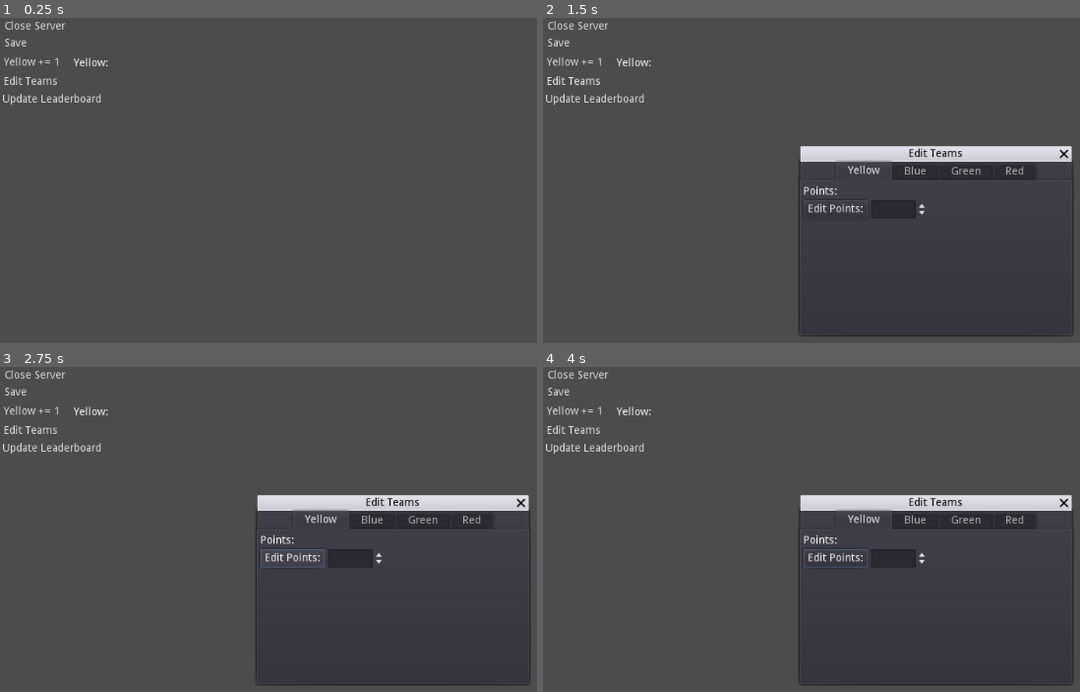
Above: before the commit, frames 1-4 (two rows, left to right).
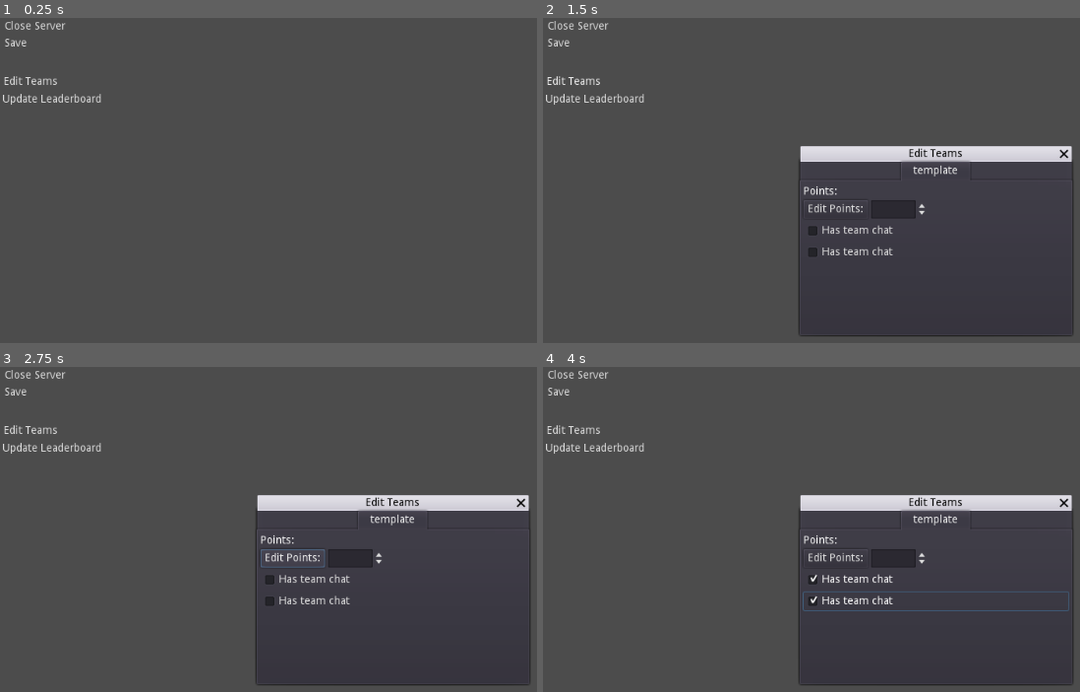
Above: after the commit, the same moments.

Repository: kiesenverseist/discord-game
Game: Godot game, scene res://remote_server/RemoteServer.tscn
Two runs of this game, one before a commit and one after it. Both use one fixed random seed, a clock stepped at 60 frames per second and the inputs below. This scene is started directly instead of the project's main scene.
Inputs (mouse positions are in pixels of both pictures, inside the frame that each line leads up to):
- Up to frame 1 (0.25 s): no input
- Up to frame 2 (1.5 s): click (575, 63) at 0.5 s, where only the run before the commit has a clickable "Yellow += 1"; click "Edit Teams" at 1.25 s
- Up to frame 3 (2.75 s): click "Edit Points:" at 2 s
- Up to frame 4 (4 s): click (935, 578) at 2.75 s, where only the run after the commit has a clickable "Has team chat"; click (935, 601) at 3.5 s, where only the run after the commit has a clickable "Has team chat"

The runs differ from the first frame. In frame 1, 0.2% of the frame differs, in the area x 0-21%, y 12-15%; in frame 2, 1.0%; in frame 3, 1.0%; in frame 4, 1.4%, in the area x 0-98%, y 12-76%.
Error before the commit: Invalid get index 'Yellow' (on base: 'Dictionary'). (res://remote_server/gui.gd:23)
Error after the commit: Invalid get index 'template' (on base: 'Dictionary'). (res://remote_server/gui.gd:38)

Commit message:
channel creation

Diff:
--- a/discord_sim/remote_server/Data.gd
+++ b/discord_sim/remote_server/Data.gd
@@ -20,7 +20,7 @@
 
 	printt("teams set by server", t)
 
-	$"../GUI".set_process(true)
+	$"../GUI".start()
 
 func get_teams() -> Dictionary:
 	return teams
--- a/discord_sim/remote_server/RemoteServer.gd
+++ b/discord_sim/remote_server/RemoteServer.gd
@@ -20,8 +20,6 @@
 	print("connected to server")
 	rpc_id(1, "remote_server_setup", self_id)
 
-#	$GUI.set_process(true)
-
 func server_failed():
 	print("could not connect to server")
 
--- a/discord_sim/remote_server/RemoteServer.tscn
+++ b/discord_sim/remote_server/RemoteServer.tscn
@@ -28,13 +28,6 @@
 margin_bottom = 43.6485
 text = "Save"
 
-[node name="AddYellow" type="ToolButton" parent="GUI"]
-margin_left = -0.698334
-margin_top = 46.7887
-margin_right = 84.3017
-margin_bottom = 68.7887
-text = "Yellow += 1"
-
 [node name="OpenTeams" type="ToolButton" parent="GUI"]
 margin_left = -0.698334
 margin_top = 71.9424
@@ -48,13 +41,6 @@
 margin_right = 137.92
 margin_bottom = 116.968
 text = "Update Leaderboard"
-
-[node name="YellowPoints" type="Label" parent="GUI"]
-margin_left = 96.3482
-margin_top = 51.9263
-margin_right = 136.348
-margin_bottom = 65.9263
-text = "Yellow: "
 
 [node name="TeamsWindow" type="WindowDialog" parent="GUI"]
 visible = true
@@ -76,7 +62,7 @@
 anchor_right = 1.0
 anchor_bottom = 1.0
 
-[node name="Yellow" type="VBoxContainer" parent="GUI/TeamsWindow/TabContainer"]
+[node name="template" type="VBoxContainer" parent="GUI/TeamsWindow/TabContainer"]
 anchor_right = 1.0
 anchor_bottom = 1.0
 margin_left = 4.0
@@ -84,126 +70,43 @@
 margin_right = -4.0
 margin_bottom = -4.0
 
-[node name="Points" type="Label" parent="GUI/TeamsWindow/TabContainer/Yellow"]
+[node name="Points" type="Label" parent="GUI/TeamsWindow/TabContainer/template"]
 margin_right = 345.0
 margin_bottom = 14.0
 text = "Points:"
 
-[node name="HBoxContainer" type="HBoxContainer" parent="GUI/TeamsWindow/TabContainer/Yellow"]
+[node name="HBoxContainer" type="HBoxContainer" parent="GUI/TeamsWindow/TabContainer/template"]
 margin_top = 18.0
 margin_right = 345.0
 margin_bottom = 42.0
 
-[node name="Button" type="Button" parent="GUI/TeamsWindow/TabContainer/Yellow/HBoxContainer"]
+[node name="Button" type="Button" parent="GUI/TeamsWindow/TabContainer/template/HBoxContainer"]
 margin_right = 84.0
 margin_bottom = 24.0
 text = "Edit Points:"
 
-[node name="SpinBox" type="SpinBox" parent="GUI/TeamsWindow/TabContainer/Yellow/HBoxContainer"]
+[node name="SpinBox" type="SpinBox" parent="GUI/TeamsWindow/TabContainer/template/HBoxContainer"]
 margin_left = 88.0
 margin_right = 162.0
 margin_bottom = 24.0
 min_value = -100.0
 value = 1.0
 
-[node name="Blue" type="VBoxContainer" parent="GUI/TeamsWindow/TabContainer"]
-visible = false
-anchor_right = 1.0
-anchor_bottom = 1.0
-margin_left = 4.0
-margin_top = 32.0
-margin_right = -4.0
-margin_bottom = -4.0
+[node name="TeamChat" type="CheckBox" parent="GUI/TeamsWindow/TabContainer/template"]
+margin_top = 46.0
+margin_right = 345.0
+margin_bottom = 70.0
+text = "Has team chat"
 
-[node name="Points" type="Label" parent="GUI/TeamsWindow/TabContainer/Blue"]
-margin_right = 189.0
-margin_bottom = 14.0
-text = "Points:"
-
-[node name="HBoxContainer" type="HBoxContainer" parent="GUI/TeamsWindow/TabContainer/Blue"]
-margin_top = 18.0
-margin_right = 189.0
-margin_bottom = 42.0
-
-[node name="Button" type="Button" parent="GUI/TeamsWindow/TabContainer/Blue/HBoxContainer"]
-margin_right = 84.0
-margin_bottom = 24.0
-text = "Edit Points:"
-
-[node name="SpinBox" type="SpinBox" parent="GUI/TeamsWindow/TabContainer/Blue/HBoxContainer"]
-margin_left = 88.0
-margin_right = 162.0
-margin_bottom = 24.0
-min_value = -100.0
-value = 1.0
-
-[node name="Green" type="VBoxContainer" parent="GUI/TeamsWindow/TabContainer"]
-visible = false
-anchor_right = 1.0
-anchor_bottom = 1.0
-margin_left = 4.0
-margin_top = 32.0
-margin_right = -4.0
-margin_bottom = -4.0
-
-[node name="Points" type="Label" parent="GUI/TeamsWindow/TabContainer/Green"]
-margin_right = 189.0
-margin_bottom = 14.0
-text = "Points:"
-
-[node name="HBoxContainer" type="HBoxContainer" parent="GUI/TeamsWindow/TabContainer/Green"]
-margin_top = 18.0
-margin_right = 189.0
-margin_bottom = 42.0
-
-[node name="Button" type="Button" parent="GUI/TeamsWindow/TabContainer/Green/HBoxContainer"]
-margin_right = 84.0
-margin_bottom = 24.0
-text = "Edit Points:"
-
-[node name="SpinBox" type="SpinBox" parent="GUI/TeamsWindow/TabContainer/Green/HBoxContainer"]
-margin_left = 88.0
-margin_right = 162.0
-margin_bottom = 24.0
-min_value = -100.0
-value = 1.0
-
-[node name="Red" type="VBoxContainer" parent="GUI/TeamsWindow/TabContainer"]
-visible = false
-anchor_right = 1.0
-anchor_bottom = 1.0
-margin_left = 4.0
-margin_top = 32.0
-margin_right = -4.0
-margin_bottom = -4.0
-
-[node name="Points" type="Label" parent="GUI/TeamsWindow/TabContainer/Red"]
-margin_right = 189.0
-margin_bottom = 14.0
-text = "Points:"
-
-[node name="HBoxContainer" type="HBoxContainer" parent="GUI/TeamsWindow/TabContainer/Red"]
-margin_top = 18.0
-margin_right = 189.0
-margin_bottom = 42.0
-
-[node name="Button" type="Button" parent="GUI/TeamsWindow/TabContainer/Red/HBoxContainer"]
-margin_right = 84.0
-margin_bottom = 24.0
-text = "Edit Points:"
-
-[node name="SpinBox" type="SpinBox" parent="GUI/TeamsWindow/TabContainer/Red/HBoxContainer"]
-margin_left = 88.0
-margin_right = 162.0
-margin_bottom = 24.0
-min_value = -100.0
-value = 1.0
+[node name="VoiceChat" type="CheckBox" parent="GUI/TeamsWindow/TabContainer/template"]
+margin_top = 74.0
+margin_right = 345.0
+margin_bottom = 98.0
+text = "Has team chat"
 [connection signal="pressed" from="GUI/Exit" to="GUI" method="_on_Exit_pressed"]
 [connection signal="pressed" from="GUI/Save" to="GUI" method="_on_Save_pressed"]
-[connection signal="pressed" from="GUI/AddYellow" to="GUI" method="_on_AddYellow_pressed"]
 [connection signal="pressed" from="GUI/OpenTeams" to="GUI" method="_on_OpenTeams_pressed"]
 [connection signal="pressed" from="GUI/UpdateLeaderboard" to="GUI" method="_on_UpdateLeaderboard_pressed"]
-[connection signal="pressed" from="GUI/TeamsWindow/TabContainer/Yellow/HBoxContainer/Button" to="GUI" method="_on_EditPoints_pressed"]
-[connection signal="pressed" from="GUI/TeamsWindow/TabContainer/Blue/HBoxContainer/Button" to="GUI" method="_on_EditPoints_pressed"]
-[connection signal="pressed" from="GUI/TeamsWindow/TabContainer/Green/HBoxContainer/Button" to="GUI" method="_on_EditPoints_pressed"]
-[connection signal="pressed" from="GUI/TeamsWindow/TabContainer/Red/HBoxContainer/Button" to="GUI" method="_on_EditPoints_pressed"]
+[connection signal="pressed" from="GUI/TeamsWindow/TabContainer/template/HBoxContainer/Button" to="GUI" method="_on_EditPoints_pressed"]
+[connection signal="toggled" from="GUI/TeamsWindow/TabContainer/template/TeamChat" to="GUI" method="_on_TeamChat_toggled"]
+[connection signal="toggled" from="GUI/TeamsWindow/TabContainer/template/VoiceChat" to="GUI" method="_on_VoiceChat_toggled"]
--- a/discord_sim/remote_server/gui.gd
+++ b/discord_sim/remote_server/gui.gd
@@ -6,22 +6,27 @@
 func _ready():
 	set_process(false)
 
+func start():
+	var ts = da.teams
+	for t in ts:
+		var nt = $TeamsWindow/TabContainer/template.duplicate()
+		nt.name = t.name
+	$TeamsWindow/TabContainer/template.queue_free()
+
+	set_process(true)
+
 func _process(delta):
 	var t = da.teams
-	$YellowPoints.text = "Yellow: " + str(t["Yellow"].points)
 	for c in $TeamsWindow/TabContainer.get_children():
-		c.get_node("Points").text = c.name + ": " + str(t[c.name].points)
+		c.get_node("Points").text = "Points: " + str(t[c.name].points)
+		c.get_node("TeamChat").pressed = t[c.name].data["flag_chat"]
+		c.get_node("VoiceChat").pressed = t[c.name].data["flag_vc"]
 
 func _on_Exit_pressed():
 	da.rpc("close_server")
 
 func _on_Save_pressed():
 	da.rpc("save_all")
-
-func _on_AddYellow_pressed():
-	var t = da.teams
-	t["Yellow"].add_points(1)
-	da.teams = t
 
 func _on_OpenTeams_pressed():
 	$TeamsWindow.popup()
@@ -35,3 +40,15 @@
 
 func _on_UpdateLeaderboard_pressed():
 	di.rpc_id(1, "update_leaderboard")
+
+func _on_TeamChat_toggled(button_pressed):
+	var team = $TeamsWindow/TabContainer.get_current_tab_control().name
+	var t = da.teams
+	t[team].data["flag_chat"] = button_pressed
+	da.teams = t
+
+func _on_VoiceChat_toggled(button_pressed):
+	var team = $TeamsWindow/TabContainer.get_current_tab_control().name
+	var t = da.teams
+	t[team].data["flag_vc"] = button_pressed
+	da.teams = t
--- a/discord_sim/server/Discord.gd
+++ b/discord_sim/server/Discord.gd
@@ -75,7 +75,7 @@
 	ws.send_data(send_update)
 
 func update_loop():
-	get_tree().create_timer(3600).connect("timeout", self, "leaderboard_loop")
+	get_tree().create_timer(60).connect("timeout", self, "leaderboard_loop")
 	print("current time is: ", str(OS.get_time()))
 
 	#update leaderboard
@@ -88,6 +88,25 @@
 		"request" : "channels"
 	})
 	yield(req, "request_complete")
-	var channels = req.ans_data["answer"]
+	var channels = req.ans_data["channels"]
 	req.complete()
-	print(channels)
+
+	var t = da.teams
+
+	for team in t:
+		if team.data["flag_vc"]:
+			if not channels[team.name].has("team-vc"):
+				ws.send_data({
+					"type" : "create_channel",
+					"channel_type" : "vc",
+
+				})
+		else:
+			if channels[team.name].has("team-vc"):
+				pass
+		if team.data["flag_chat"]:
+			if not channels[team.name].has("team-chat"):
+				pass
+		else:
+			if channels[team.name].has("team-chat"):
+				pass
--- a/discord_sim/server/Websocket.gd
+++ b/discord_sim/server/Websocket.gd
@@ -46,6 +46,7 @@
 	data["request_id"] = str(request_id)
 	var req := WSRequest.new(request_id, data)
 	add_child(req)
+	send_data(data)
 	return req
 
 func keep_alive():
Not shown, changed: discord_bot/bot.py
